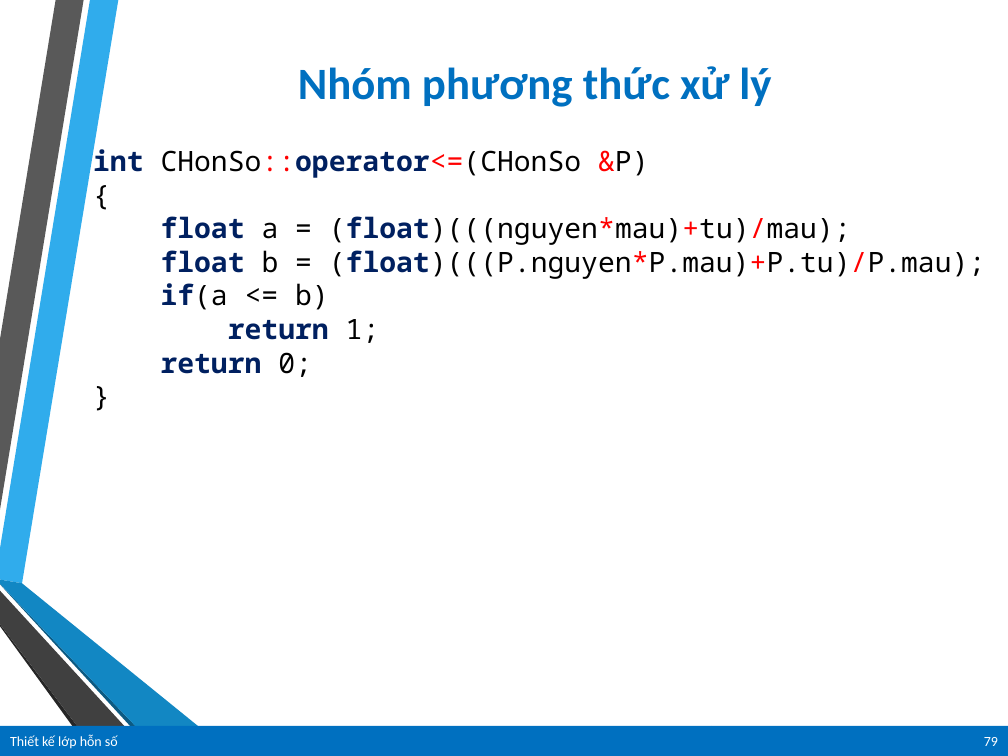
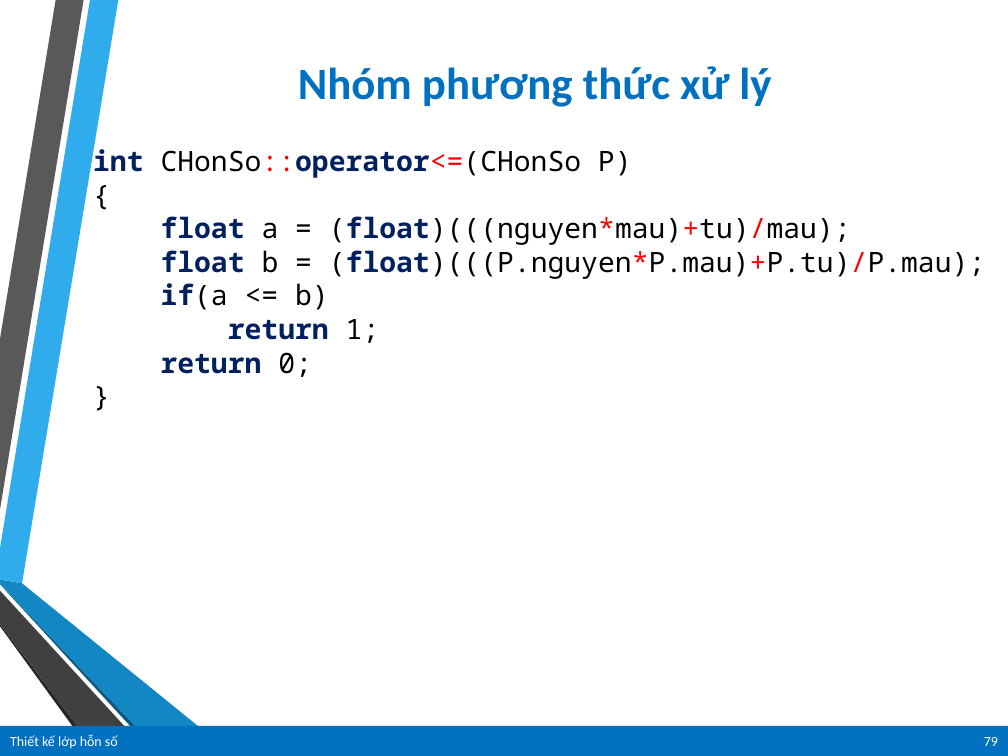
Before and after one commit to vanlinh1602/OOP_MrKhang, a slide deck: slide 79 of 20520613_20520561_20520318_20520459_20520447_Buoi05_04/Bài-học-09-Thiết-kế-lớp-CHonSo.pptx. Drawn at 1008x756 pixels with LibreOffice and Linux fonts; fonts in the diff are those of the drawing; background and template pictures are left out. Boxes give left, top, right and bottom in pixels: in the first picture for what was removed or moved away, otherwise in the second. Text is boxed around its words. In the diff, an @@ line names an element or a change of style, - is before the commit and + after.

```diff
--- a/20520613_20520561_20520318_20520459_20520447_Buoi05_04/Bài-học-09-Thiết-kế-lớp-CHonSo.pptx
+++ b/20520613_20520561_20520318_20520459_20520447_Buoi05_04/Bài-học-09-Thiết-kế-lớp-CHonSo.pptx
@@ text at [93,144,632,178]: text changed @@
-int CHonSo::operator<=(CHonSo &P)
+int CHonSo::operator<=(CHonSo P)
```
Also in this commit, not shown: 2 other files.
